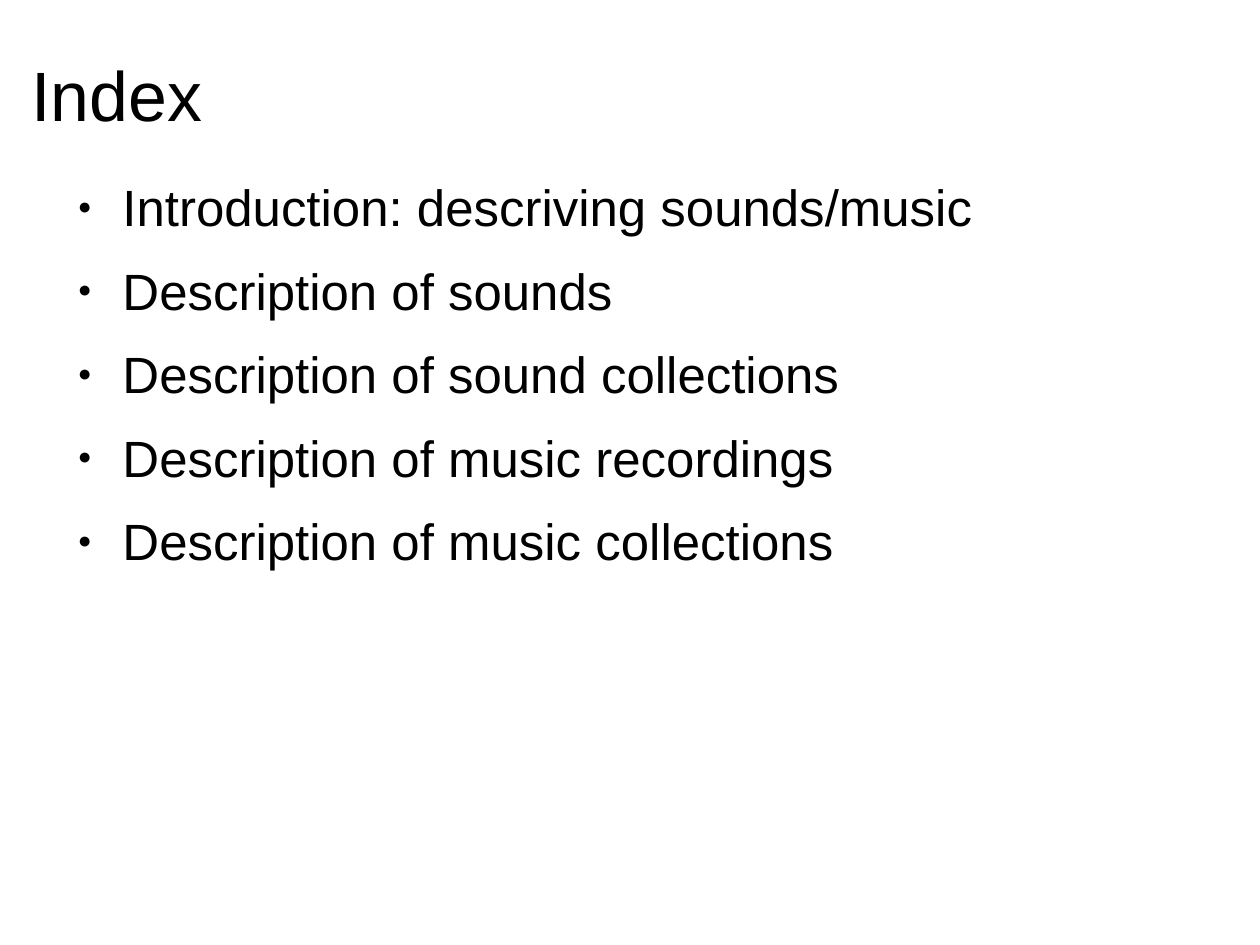
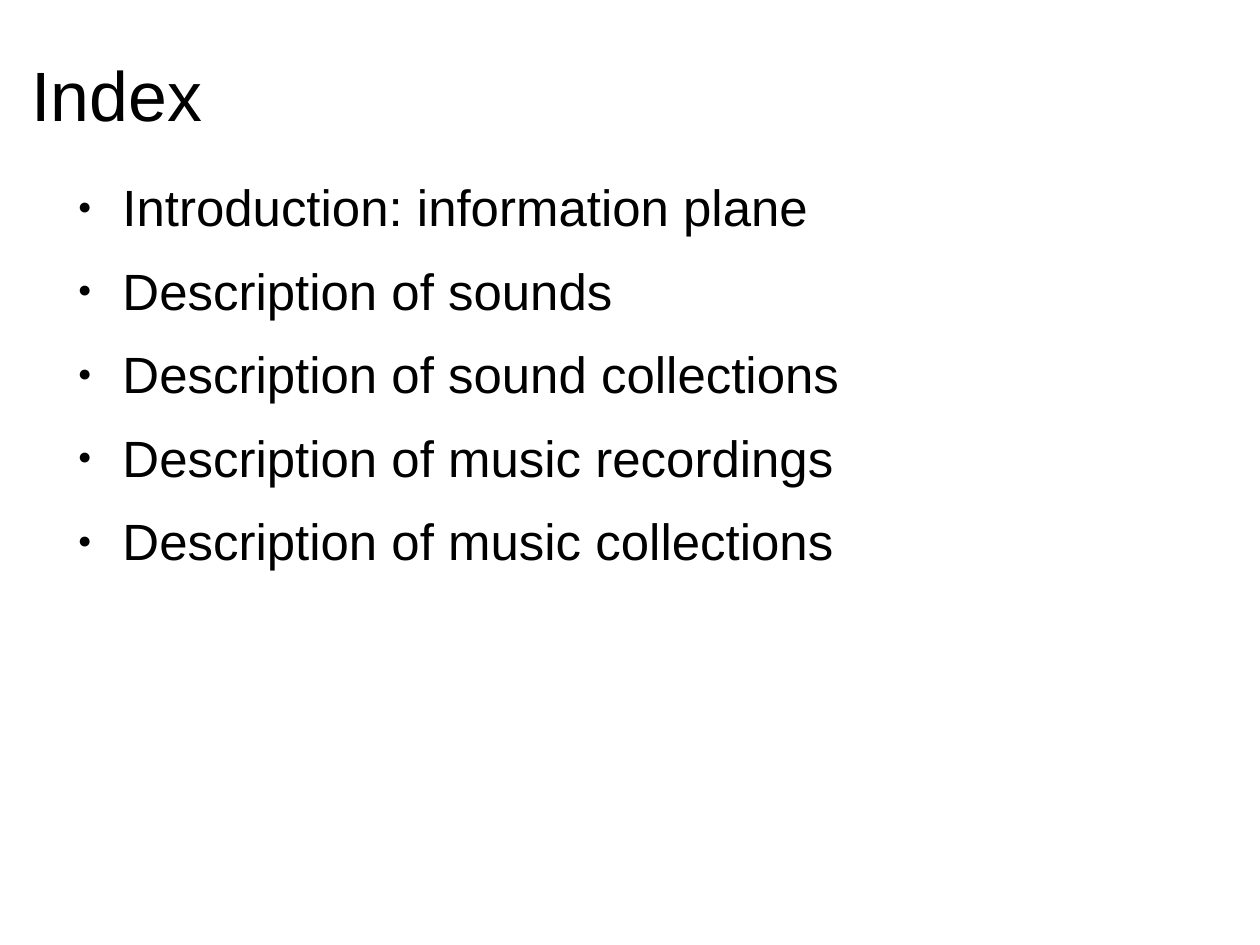
Before and after one commit to hoinx/sms-tools, a slide deck: slide 2 of lectures/9-Sound-description/9T2-Sound-music-description.odp. Drawn at 1260x945 pixels with LibreOffice and Linux fonts; fonts in the diff are those of the drawing. Boxes give left, top, right and bottom in pixels: in the first picture for what was removed or moved away, otherwise in the second. Text is boxed around its words. In the diff, an @@ line names an element or a change of style, - is before the commit and + after.

```diff
--- a/lectures/9-Sound-description/9T2-Sound-music-description.odp
+++ b/lectures/9-Sound-description/9T2-Sound-music-description.odp
@@ text at box(122, 189, 808, 237): text changed @@
-● Introduction: descriving sounds/music
+● Introduction: information plane
```
Also in this commit, not shown: 3 other slides changed, 1 slide added, 3 other files.
